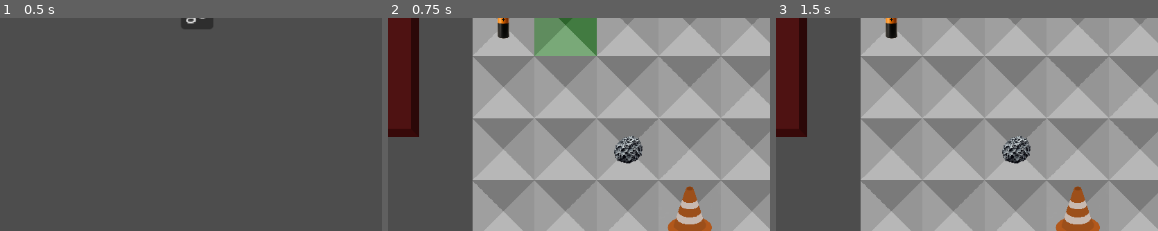
Above: before the commit, frames 1-3 (left to right).
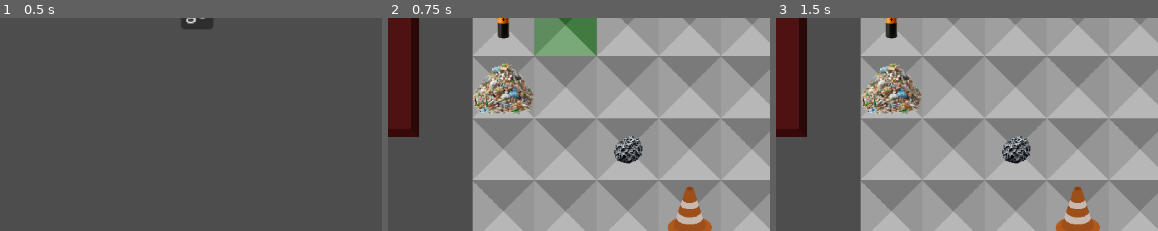
Above: after the commit, the same moments.

Repository: folkersm/junk_game
Game: Godot game, scene res://main.tscn
The game is run twice, just before and just after one commit, with the same random seed, the same clock (stepped at 60 frames per second) and the same inputs. The engine's default icon, where the game draws it, is replaced by a stand-in: a white triangle on a blue panel in a dark square.
Inputs:
- Up to frame 1 (0.5 s): no input
- Up to frame 2 (0.75 s): click "go" at 0.5 s
- Up to frame 3 (1.5 s): click "+ item slot" at 1.25 s
The pictures show only the part of the screen within x 20-70%, y 31-81%; the shares and areas given below are measured in that part.

Frame 1 is identical in both runs. In frame 2, 2.3% of the frame differs, in the area x 22-39%, y 21-46%; in frame 3, 2.3%.
Error before the commit: Parse Error: Function "generate_card()" not found in base self. (res://pile.gd:75)
Error after the commit: Invalid call. Nonexistent function 'value' in base 'String'. (res://pile.gd:45)

Commit message:
added function that implement generation of cards and piles

Diff:
--- a/main_view.gd
+++ b/main_view.gd
@@ -2,15 +2,19 @@
 
 var previous_view
 var original_size
+
 # Called when the node enters the scene tree for the first time.
 func _ready() -> void:
 	previous_view = get_viewport().size
 	original_size = get_viewport().size
 
 
+
 # Called every frame. 'delta' is the elapsed time since the previous frame.
 func _process(delta: float) -> void:
 	pass
+
+
 
 
 func _on_screen_adjust_timer_timeout() -> void:
--- a/pile.gd
+++ b/pile.gd
@@ -15,6 +15,8 @@
 var distro_of_type_prob
 var distro_of_types
 var chance_of_card = .1
+signal signal_generate_card(type)
+signal signal_generate_resource(type)
 
 var path_to_card_rarity = "res://cards.json"
 # Called when the node enters the scene tree for the first time.
@@ -76,3 +78,9 @@
 	else:
 		generate_resource(type)
 	# somehow I need to track the chances of getting a resource vs a card.
+
+func generate_card(type):
+	signal_generate_card.emit(type)
+
+func generate_resource(type):
+	signal_generate_resource.emit(type)
